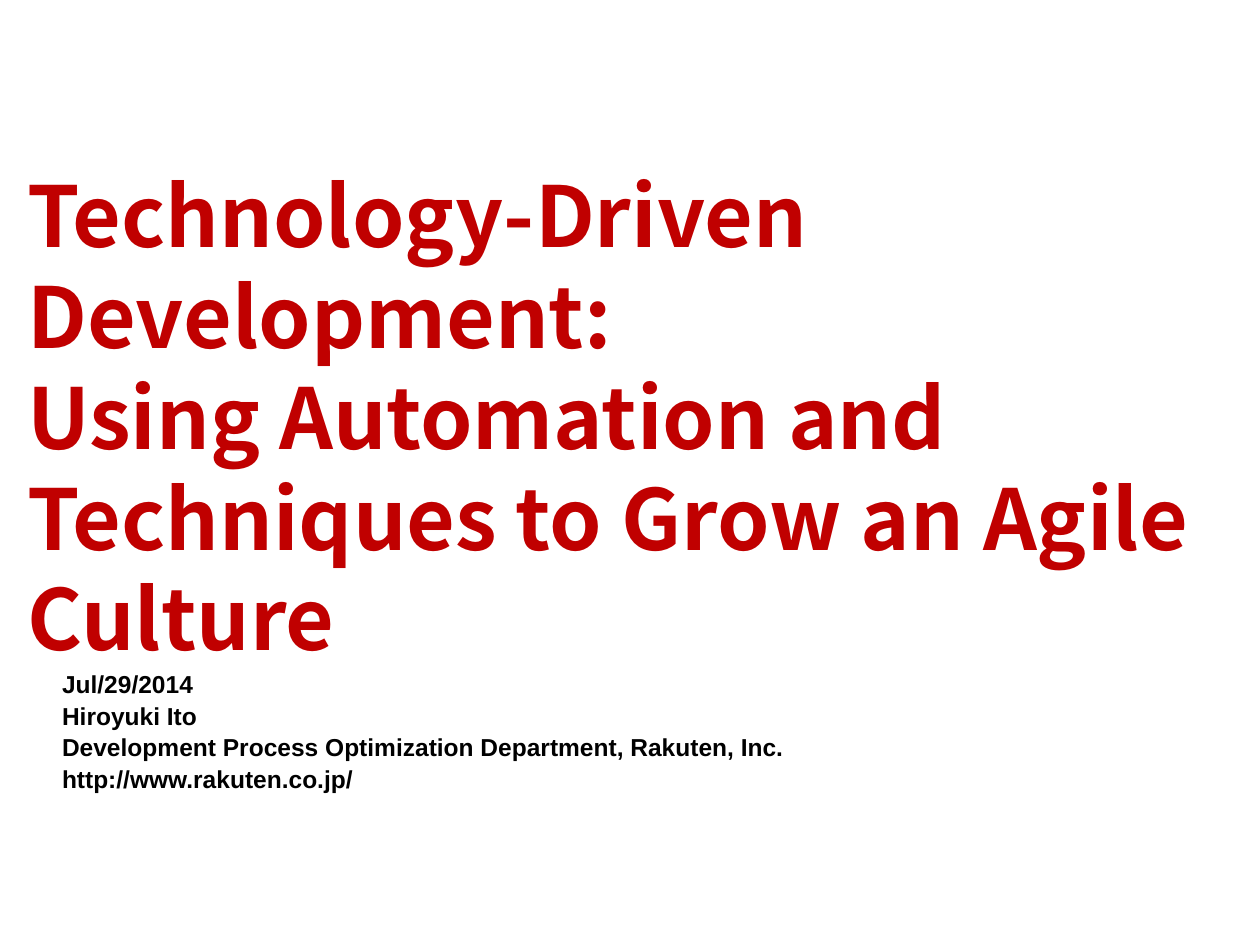
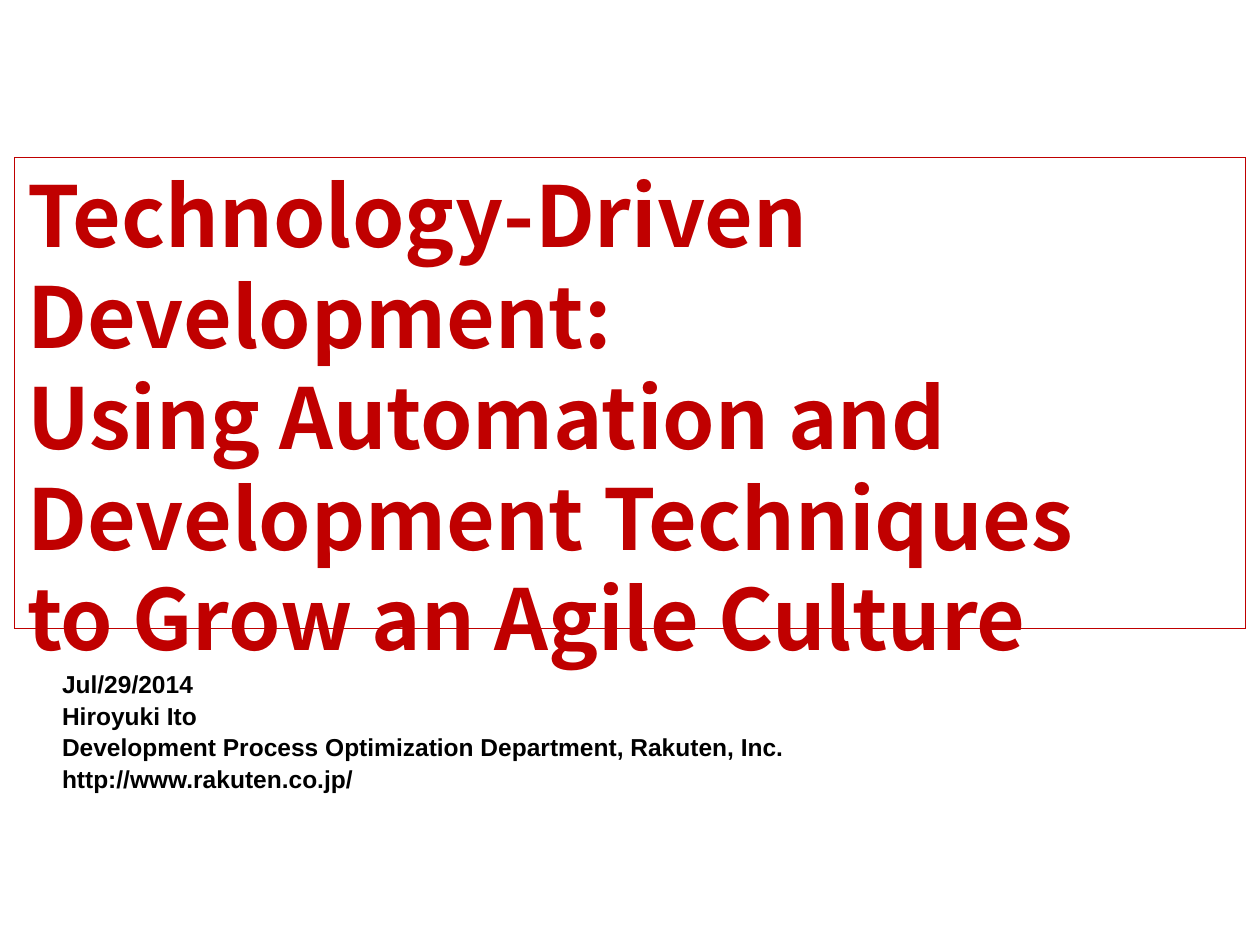
Before and after one commit to hageyahhoo/agile2014, a slide deck: slide 1 of presentations/TechnologyDrivenDevelopment.pptx. Drawn at 1260x945 pixels with LibreOffice and Linux fonts; fonts in the diff are those of the drawing; background and template pictures are left out. Boxes give left, top, right and bottom in pixels: in the first picture for what was removed or moved away, otherwise in the second. Text is boxed around its words. In the diff, an @@ line names an element or a change of style, - is before the commit and + after.

```diff
--- a/presentations/TechnologyDrivenDevelopment.pptx
+++ b/presentations/TechnologyDrivenDevelopment.pptx
@@ rectangle "Technology-Driven Development:": place and size @@
-rectangle "Technology-Driven Development:" at (27, 179, 1188, 651)
+rectangle "Technology-Driven Development:" at (15, 158, 1245, 629)
@@ rectangle "Technology-Driven Development:" at (15, 158, 1245, 629): outline none to #BF0000 0.75 pt @@
@@ text in rectangle at (27, 364, 1073, 671): text changed @@
-Using Automation and Techniques to Grow an Agile Culture
+Using Automation and Development Techniques
+to Grow an Agile Culture
```
Also in this commit, not shown: 1 other slide changed.
